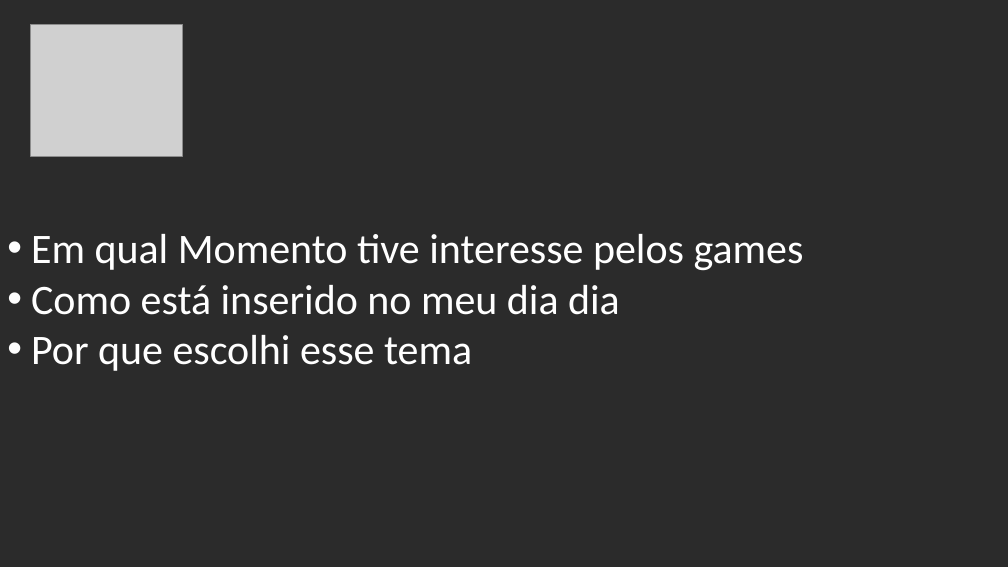
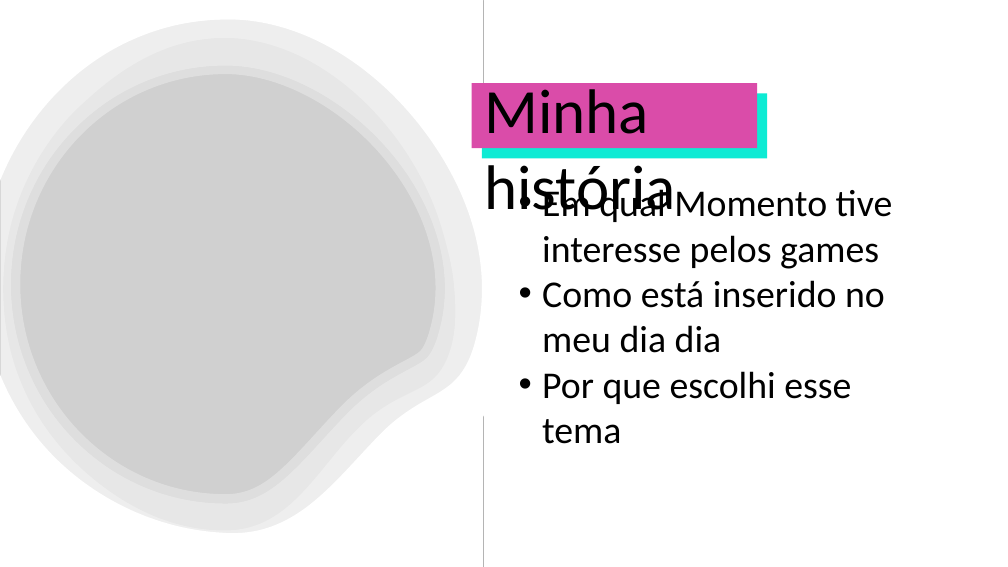
Before and after one commit to Ogabrielmonteiro/site-pessoal, a slide deck: slide 2 of documentação/Apresentação site pessoal.pptx. Drawn at 1008x567 pixels with LibreOffice and Linux fonts; fonts in the diff are those of the drawing; grey boxes stand for pictures; background and template pictures are left out; a plain dark background stands for a picture behind light text. Boxes give left, top, right and bottom in pixels: in the first picture for what was removed or moved away, otherwise in the second. Text is boxed around its words. In the diff, an @@ line names an element or a change of style, - is before the commit and + after.

```diff
--- a/documentação/Apresentação site pessoal.pptx
+++ b/documentação/Apresentação site pessoal.pptx
@@ background picture (left out) to #FFFFFF @@
@@ rectangle removed at (x1=0, y1=0, x2=1008, y2=567) @@
@@ picture added at (x1=0, y1=1, x2=483, y2=567) @@
@@ group added at (x1=0, y1=0, x2=516, y2=567): 5 freeform shapes @@
@@ picture removed at (x1=31, y1=24, x2=183, y2=156) @@
@@ rectangle added at (x1=472, y1=83, x2=757, y2=148), fill #DA4CA9 @@
@@ text added at (x1=484, y1=81, x2=676, y2=222), 60 pt, text #000000 @@
+Minha história
@@ rectangle added at (x1=482, y1=94, x2=767, y2=159), fill #0DEBD4 @@
@@ text "Em qual Momento tive interesse ..." moved from (x1=31, y1=234, x2=804, y2=371) to (x1=542, y1=185, x2=893, y2=444) @@
@@ text "Em qual Momento tive interesse ..." at (x1=542, y1=185, x2=893, y2=444): size 40 to 36 pt, text colour #FFFFFF to #000000 @@
```
Also in this commit, not shown: 2 other slides changed, 1 slide added, 6 other files.
